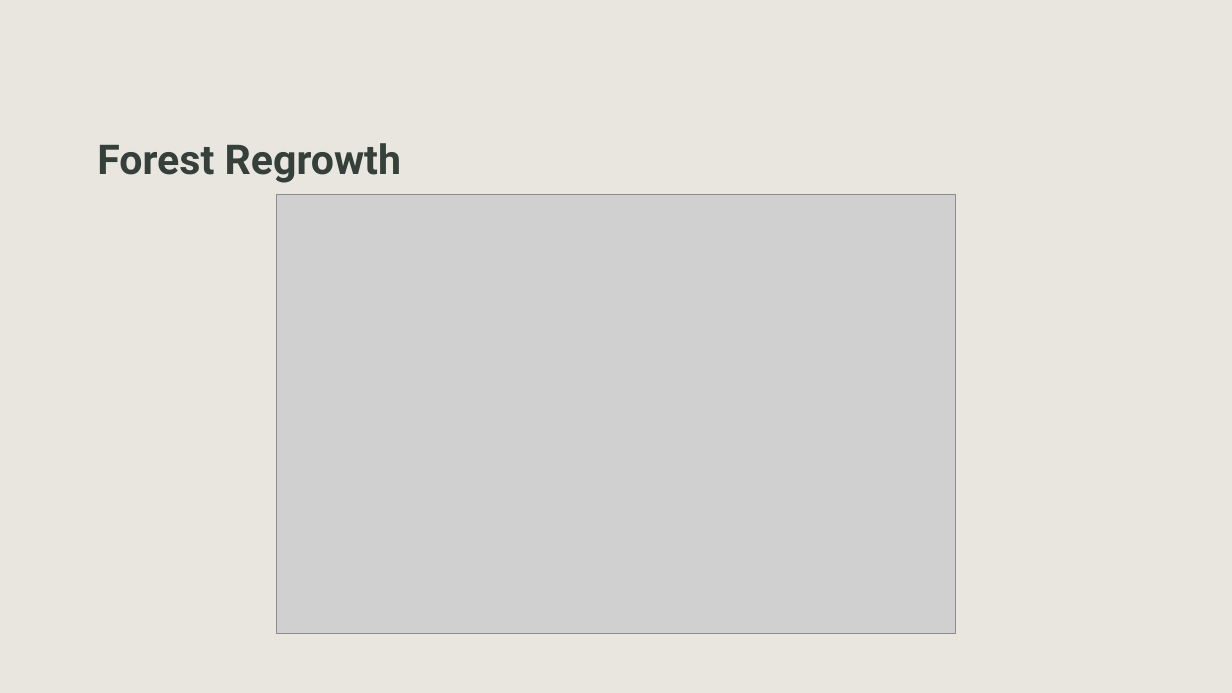
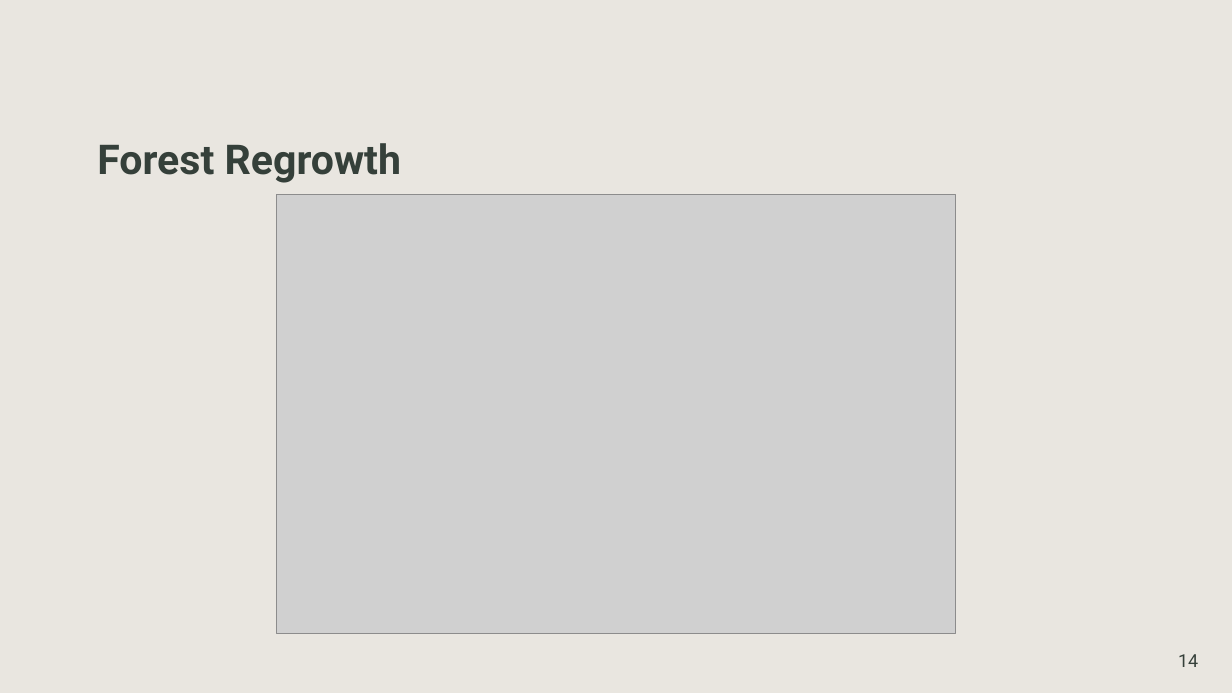
Before and after one commit to SimoneSantoro21/Spatial_Ecology_in_R, a slide deck: slide 14 of ppt/Evaluating vegetation loss due to wildfire in Segura.pptx. Drawn at 1232x693 pixels with LibreOffice and Linux fonts; fonts in the diff are those of the drawing; grey boxes stand for pictures. Boxes give left, top, right and bottom in pixels: in the first picture for what was removed or moved away, otherwise in the second. Text is boxed around its words. In the diff, an @@ line names an element or a change of style, - is before the commit and + after.

```diff
--- a/ppt/Evaluating vegetation loss due to wildfire in Segura.pptx
+++ b/ppt/Evaluating vegetation loss due to wildfire in Segura.pptx
@@ page number added at <box>1178,654,1198,667</box>, 14 pt, text #35403A @@
+14
```
Also in this commit, not shown: 14 other slides changed, 1 other file.
